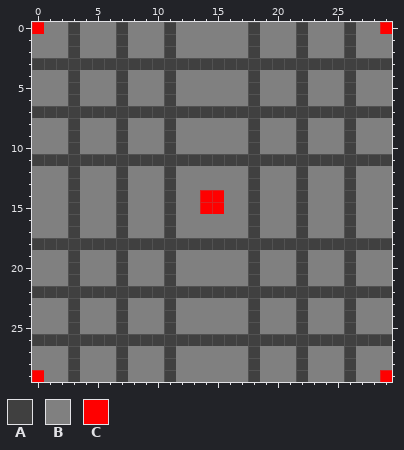
Pixel-art sprite -- MonogameCore/Content/block.png. The picture above is the old version.
The file is 30x30 pixels.
Palette (. is transparent): A #404040  B #808080  C #ff0000
Pixels before, first column x 0:
 0 CBBABBBABBBABBBBBBABBBABBBABBC
 1 BBBABBBABBBABBBBBBABBBABBBABBB
 2 BBBABBBABBBABBBBBBABBBABBBABBB
 3 AAAAAAAAAAAAAAAAAAAAAAAAAAAAAA
 4 BBBABBBABBBABBBBBBABBBABBBABBB
 5 BBBABBBABBBABBBBBBABBBABBBABBB
 6 BBBABBBABBBABBBBBBABBBABBBABBB
 7 AAAAAAAAAAAAAAAAAAAAAAAAAAAAAA
 8 BBBABBBABBBABBBBBBABBBABBBABBB
 9 BBBABBBABBBABBBBBBABBBABBBABBB
10 BBBABBBABBBABBBBBBABBBABBBABBB
11 AAAAAAAAAAAAAAAAAAAAAAAAAAAAAA
12 BBBABBBABBBABBBBBBABBBABBBABBB
13 BBBABBBABBBABBBBBBABBBABBBABBB
14 BBBABBBABBBABBCCBBABBBABBBABBB
15 BBBABBBABBBABBCCBBABBBABBBABBB
16 BBBABBBABBBABBBBBBABBBABBBABBB
17 BBBABBBABBBABBBBBBABBBABBBABBB
18 AAAAAAAAAAAAAAAAAAAAAAAAAAAAAA
19 BBBABBBABBBABBBBBBABBBABBBABBB
20 BBBABBBABBBABBBBBBABBBABBBABBB
21 BBBABBBABBBABBBBBBABBBABBBABBB
22 AAAAAAAAAAAAAAAAAAAAAAAAAAAAAA
23 BBBABBBABBBABBBBBBABBBABBBABBB
24 BBBABBBABBBABBBBBBABBBABBBABBB
25 BBBABBBABBBABBBBBBABBBABBBABBB
26 AAAAAAAAAAAAAAAAAAAAAAAAAAAAAA
27 BBBABBBABBBABBBBBBABBBABBBABBB
28 BBBABBBABBBABBBBBBABBBABBBABBB
29 CBBABBBABBBABBBBBBABBBABBBABBC
And afterwards:
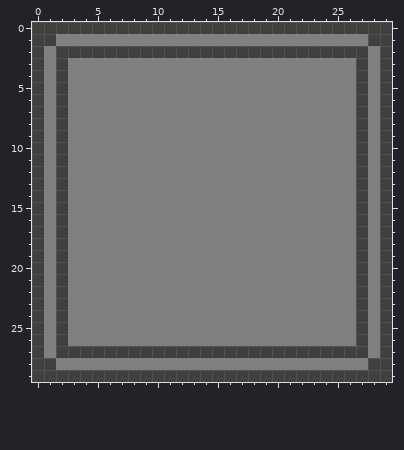
Changes in this commit:
y 0: x 0..2 CBB -> AAA; x 4..6 BBB -> AAA; x 8..10 BBB -> AAA; x 12..17 BBBBBB -> AAAAAA; x 19..21 BBB -> AAA; x 23..25 BBB -> AAA; x 27..29 BBC -> AAA
y 1: x 0..1 BB -> AA; x 3 A -> B; x 7 A -> B; x 11 A -> B; x 18 A -> B; x 22 A -> B; x 26 A -> B; x 28..29 BB -> AA
y 2: x 0 B -> A; x 2 B -> A; x 4..6 BBB -> AAA; x 8..10 BBB -> AAA; x 12..17 BBBBBB -> AAAAAA; x 19..21 BBB -> AAA; x 23..25 BBB -> AAA; x 27 B -> A; x 29 B -> A
y 3: x 1 A -> B; x 3..26 AAAAAAAAAAAAAAAAAAAAAAAA -> BBBBBBBBBBBBBBBBBBBBBBBB; x 28 A -> B
y 4..6: x 0 B -> A; x 2..3 BA -> AB; x 7 A -> B; x 11 A -> B; x 18 A -> B; x 22 A -> B; x 26..27 AB -> BA; x 29 B -> A
y 7: x 1 A -> B; x 3..26 AAAAAAAAAAAAAAAAAAAAAAAA -> BBBBBBBBBBBBBBBBBBBBBBBB; x 28 A -> B
y 8..10: x 0 B -> A; x 2..3 BA -> AB; x 7 A -> B; x 11 A -> B; x 18 A -> B; x 22 A -> B; x 26..27 AB -> BA; x 29 B -> A
y 11: x 1 A -> B; x 3..26 AAAAAAAAAAAAAAAAAAAAAAAA -> BBBBBBBBBBBBBBBBBBBBBBBB; x 28 A -> B
y 12..13: x 0 B -> A; x 2..3 BA -> AB; x 7 A -> B; x 11 A -> B; x 18 A -> B; x 22 A -> B; x 26..27 AB -> BA; x 29 B -> A
y 14..15: x 0 B -> A; x 2..3 BA -> AB; x 7 A -> B; x 11 A -> B; x 14..15 CC -> BB; x 18 A -> B; x 22 A -> B; x 26..27 AB -> BA; x 29 B -> A
y 16..17: x 0 B -> A; x 2..3 BA -> AB; x 7 A -> B; x 11 A -> B; x 18 A -> B; x 22 A -> B; x 26..27 AB -> BA; x 29 B -> A
y 18: x 1 A -> B; x 3..26 AAAAAAAAAAAAAAAAAAAAAAAA -> BBBBBBBBBBBBBBBBBBBBBBBB; x 28 A -> B
y 19..21: x 0 B -> A; x 2..3 BA -> AB; x 7 A -> B; x 11 A -> B; x 18 A -> B; x 22 A -> B; x 26..27 AB -> BA; x 29 B -> A
y 22: x 1 A -> B; x 3..26 AAAAAAAAAAAAAAAAAAAAAAAA -> BBBBBBBBBBBBBBBBBBBBBBBB; x 28 A -> B
y 23..25: x 0 B -> A; x 2..3 BA -> AB; x 7 A -> B; x 11 A -> B; x 18 A -> B; x 22 A -> B; x 26..27 AB -> BA; x 29 B -> A
y 26: x 1 A -> B; x 3..26 AAAAAAAAAAAAAAAAAAAAAAAA -> BBBBBBBBBBBBBBBBBBBBBBBB; x 28 A -> B
y 27: x 0 B -> A; x 2 B -> A; x 4..6 BBB -> AAA; x 8..10 BBB -> AAA; x 12..17 BBBBBB -> AAAAAA; x 19..21 BBB -> AAA; x 23..25 BBB -> AAA; x 27 B -> A; x 29 B -> A
y 28: x 0..1 BB -> AA; x 3 A -> B; x 7 A -> B; x 11 A -> B; x 18 A -> B; x 22 A -> B; x 26 A -> B; x 28..29 BB -> AA
y 29: x 0..2 CBB -> AAA; x 4..6 BBB -> AAA; x 8..10 BBB -> AAA; x 12..17 BBBBBB -> AAAAAA; x 19..21 BBB -> AAA; x 23..25 BBB -> AAA; x 27..29 BBC -> AAA
Where, in picture pixels (left, top, right, bottom), the same in both pictures:
changed: (32, 22, 392, 382)
